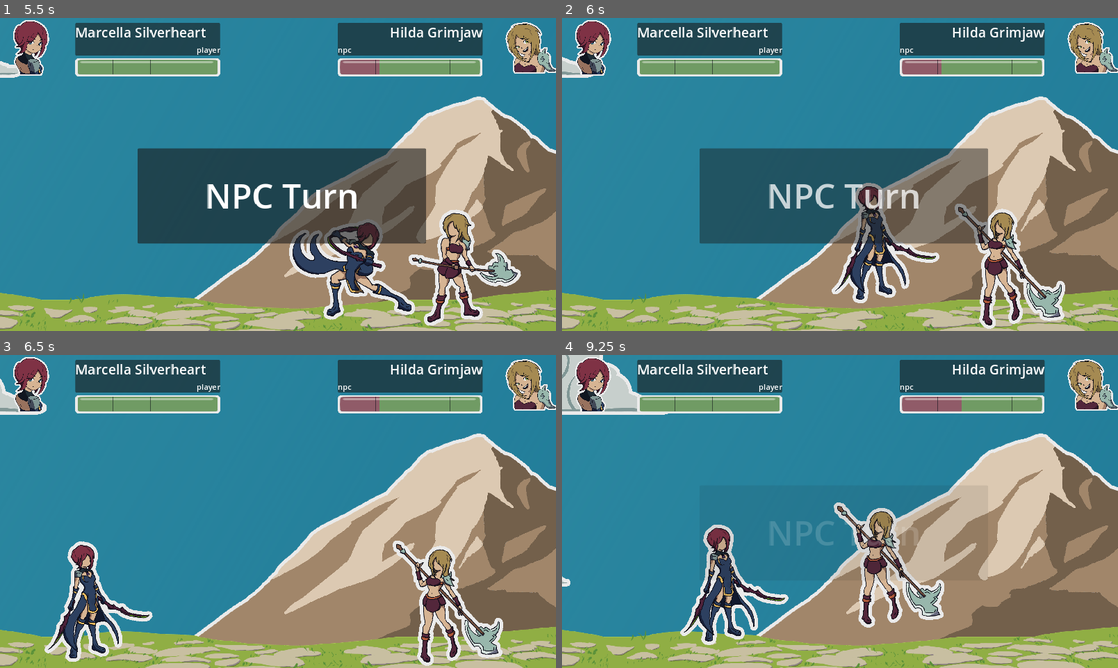
Above: before the commit, frames 1-4 (two rows, left to right).
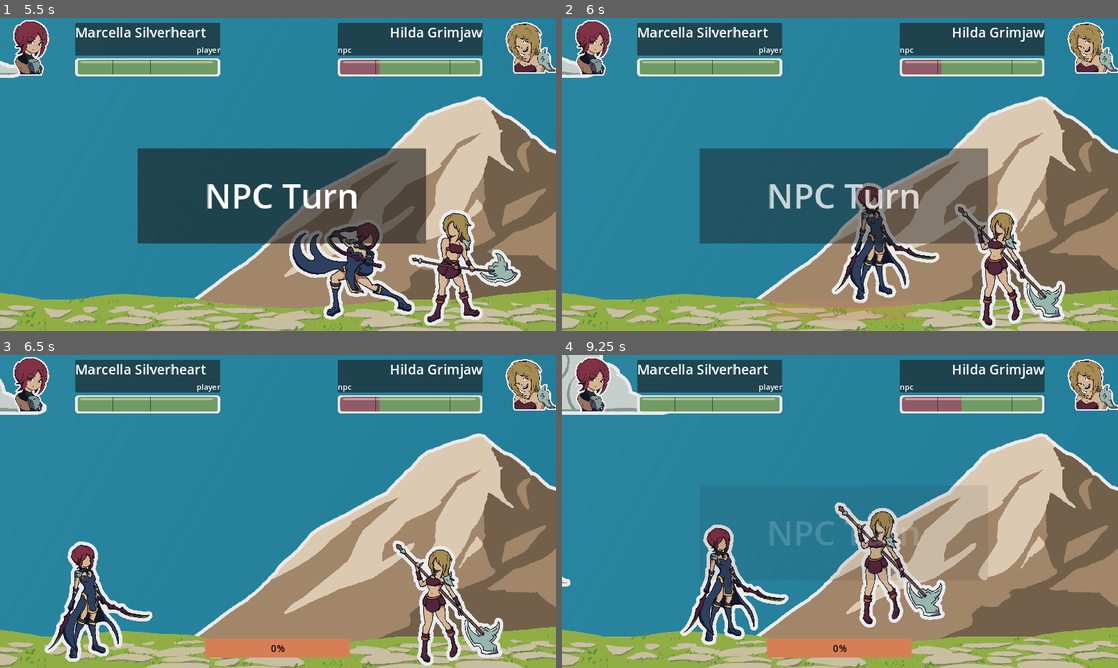
Above: after the commit, the same moments.

Repository: MajorZiploc/sticker_book_moments
Game: Godot game, scene res://lvls/battle_scene.tscn
Same seed, same stepped clock (60 frames per second), same inputs: the game is played once before the commit and once after it.
Inputs (mouse positions are in pixels of both pictures, inside the frame that each line leads up to):
- Up to frame 1 (5.5 s): click "Attack" at 0.5 s; tap Enter (ui_accept) at 1.25, 1.52, 2.27, 3.77, 4.52, 5.27 s; move the mouse to (400, 158) at 1.27 s; hold D (right) 1.28-2.03 s; hold F 1.28-2.03 s; click (400, 158) at 1.42 s; move the mouse to (166, 190) at 2.02 s; hold S (down) 2.03-2.78 s; tap Space at 2.1, 3.6, 5.1 s; move the mouse to (333, 105) at 2.77 s; hold D (right) 2.78-3.53 s; hold F 2.78-3.53 s; move the mouse to (250, 237) at 3.52 s; hold W (up) 3.53-4.28 s; click (250, 237) at 3.67 s; move the mouse to (444, 221) at 4.27 s; hold F 4.28-5.03 s; hold A (left) from 4.28 s (still down); move the mouse to (111, 127) at 5.02 s
- Up to frame 2 (6 s): move the mouse to (867, 174) at 5.77 s; release A (left) at 5.78 s; hold S (down) from 5.78 s (still down); hold F from 5.78 s (still down); click (867, 174) at 5.92 s
- Up to frame 3 (6.5 s): keep holding S (down); keep holding F
- Up to frame 4 (9.25 s): move the mouse to (756, 433) at 6.52 s; release S (down) at 6.53 s; release F at 6.53 s; hold D (right) 6.53-7.25 s; tap Space at 6.6, 8.85 s; tap Enter (ui_accept) at 6.77, 8.27, 9.02 s; click "up" at 7.25 s; move the mouse to (962, 495) at 8.02 s; hold W (up) 8.03-8.78 s; hold F 8.03-8.78 s; move the mouse to (728, 527) at 8.77 s; hold D (right) from 8.78 s (still down); click (728, 527) at 8.92 s

Frame 1 is identical in both runs. In frame 2, less than 0.1% of the frame differs, in the area x 36-62%, y 90-97%; in frame 3, 1.6%; in frame 4, 2.9%, in the area x 36-69%, y 47-97%.

Commit message:
+action progress bar;fix tweens waits

Diff:
--- a/lvls/battle_scene.gd
+++ b/lvls/battle_scene.gd
@@ -53,6 +53,8 @@
 @onready var qte_btn: Button = $ui_root/ui/qte/btn;
 @onready var npc_turn_ui: PanelContainer = $ui_root/ui/npc_turn;
 @onready var player_choices: BoxContainer = $ui_root/ui/choice;
+@onready var action_counter_container: BoxContainer = $ui_root/ui/action_counter;
+@onready var action_counter_progress_bar: ProgressBar = $ui_root/ui/action_counter/progress_bar;
 
 @export var is_player_turn = true;
 @export var std_cam_zoom: Vector2 = Vector2(0.5, 0.5);
@@ -62,13 +64,13 @@
 var npc_init_position = Vector2(1020, 0);
 var attack_position_offset = Vector2(175, 0);
 var rng = RandomNumberGenerator.new();
-# TODO: add a label at the top of the screen during npc turn to indicate how many actions the player has done out of the total required
 var qte_current_action_count = 0;
 var qte_total_actions = 4;
 var qte_min_x = 100;
 var qte_max_x = 850;
 var qte_min_y = 160;
 var qte_max_y = 540;
+var std_tween_time = 1;
 
 var qte_all_keys = ["up", "down", "left", "right"];
 var qte_key = "up";
@@ -76,11 +78,14 @@
 func _ready():
   self.modulate.a = 0;
   ui.modulate.a = 0;
+  action_counter_container.modulate.a = 0;
   cam.zoom = std_cam_zoom;
-  var tween = create_tween();
-  tween.tween_property(self, "modulate:a", 1, 1).set_trans(Tween.TRANS_EXPO);
+  var scene_tween_time = std_tween_time;
+  var scene_tween = create_tween();
+  scene_tween.tween_property(self, "modulate:a", 1, scene_tween_time).set_trans(Tween.TRANS_EXPO);
+  var ui_tween_time = std_tween_time;
   var ui_tween = create_tween();
-  ui_tween.tween_property(ui, "modulate:a", 1, 1).set_trans(Tween.TRANS_EXPO);
+  ui_tween.tween_property(ui, "modulate:a", 1, ui_tween_time).set_trans(Tween.TRANS_EXPO);
   npc_turn_ui.modulate.a = 0;
   switch_qte_state_to(false);
   _init_bg();
@@ -107,7 +112,7 @@
   npc.name.text = npc.unit_data.name;
   _update_unit_health_bar(player);
   _update_unit_health_bar(npc);
-  Tweens.await_tweens([tween, ui_tween]);
+  await get_tree().create_timer(max(scene_tween_time, ui_tween_time)).timeout;
 
 func _input(event: InputEvent):
   qte_attempt(event);
@@ -129,24 +134,31 @@
   await attack_sequence(attacker, defender, 1, false);
   is_player_turn = !is_player_turn;
   await get_tree().create_timer(0.5).timeout;
+  var cam_tween_time = std_tween_time;
   var cam_tween = create_tween();
-  cam_tween.tween_property(cam, "zoom", Vector2(0.65, 0.65), 1).set_trans(Tween.TRANS_EXPO);
-  var tween = create_tween();
-  tween.tween_property(npc_turn_ui, "modulate:a", 1, 1).set_trans(Tween.TRANS_EXPO);
-  await tween.finished;
+  cam_tween.tween_property(cam, "zoom", Vector2(0.65, 0.65), cam_tween_time).set_trans(Tween.TRANS_EXPO);
+  var npc_turn_ui_tween = create_tween();
+  npc_turn_ui_tween.tween_property(npc_turn_ui, "modulate:a", 1, std_tween_time).set_trans(Tween.TRANS_EXPO);
+  await npc_turn_ui_tween.finished;
   await get_tree().create_timer(0.5).timeout;
-  tween = create_tween();
-  tween.tween_property(npc_turn_ui, "modulate:a", 0, 1).set_trans(Tween.TRANS_EXPO);
-  await tween.finished;
-  Tweens.await_tweens([tween, cam_tween])
+  var npc_turn_ui_tween_out_time = std_tween_time;
+  var npc_turn_ui_tween_out = create_tween();
+  npc_turn_ui_tween_out.tween_property(npc_turn_ui, "modulate:a", 0, npc_turn_ui_tween_out_time).set_trans(Tween.TRANS_EXPO);
+  var progress_bar_tween_time = std_tween_time;
+  var progress_bar_tween = create_tween();
+  progress_bar_tween.tween_property(action_counter_container, "modulate:a", 1, progress_bar_tween_time).set_trans(Tween.TRANS_EXPO);
+  await get_tree().create_timer(max(npc_turn_ui_tween_out_time, cam_tween_time, progress_bar_tween_time)).timeout;
   await get_tree().create_timer(0.5).timeout;
   await attack_sequence(defender, attacker, 5, true, Tween.TRANS_LINEAR);
-  tween = create_tween();
-  tween.tween_property(player_choices, "modulate:a", 1, 1).set_trans(Tween.TRANS_EXPO);
+  var player_choices_tween_time = std_tween_time;
+  var player_choices_tween = create_tween();
+  player_choices_tween.tween_property(player_choices, "modulate:a", 1, player_choices_tween_time).set_trans(Tween.TRANS_EXPO);
   cam_tween = create_tween();
-  cam_tween.tween_property(cam, "zoom", std_cam_zoom, 1).set_trans(Tween.TRANS_EXPO);
-  await tween.finished;
-  Tweens.await_tweens([tween, cam_tween])
+  cam_tween.tween_property(cam, "zoom", std_cam_zoom, cam_tween_time).set_trans(Tween.TRANS_EXPO);
+  progress_bar_tween = create_tween();
+  progress_bar_tween.tween_property(action_counter_container, "modulate:a", 0, progress_bar_tween_time).set_trans(Tween.TRANS_EXPO);
+  await get_tree().create_timer(max(npc_turn_ui_tween_out_time, cam_tween_time, progress_bar_tween_time)).timeout;
+  action_counter_progress_bar.value = 0;
 
 func deal_damage_to(combat_unit: CombatUnit):
   combat_unit.char.take_damage(1);
@@ -156,9 +168,9 @@
   switch_qte_state_to(is_npc_turn);
   attacker.char.preatk();
   defender.char.readied();
-  var tween = create_tween();
-  tween.tween_property(attacker.path_follow, "progress_ratio", 1, total_atk_time).set_trans(atk_trans);
-  await tween.finished;
+  var atk_path_follow_tween = create_tween();
+  atk_path_follow_tween.tween_property(attacker.path_follow, "progress_ratio", 1, total_atk_time).set_trans(atk_trans);
+  await atk_path_follow_tween.finished;
   attacker.char.postatk();
   var damage_taker = defender;
   if is_npc_turn and parried:
@@ -170,14 +182,14 @@
   await get_tree().create_timer(1).timeout;
   attacker.char.idle();
   defender.char.idle();
-  tween = create_tween();
-  tween.tween_property(attacker.path_follow, "progress_ratio", 0, 1).set_trans(Tween.TRANS_CUBIC);
-  return await tween.finished;
+  var atk_path_follow_tween_out = create_tween();
+  atk_path_follow_tween_out.tween_property(attacker.path_follow, "progress_ratio", 0, std_tween_time).set_trans(Tween.TRANS_CUBIC);
+  return await atk_path_follow_tween_out.finished;
 
 func _on_attack_pressed():
   if is_player_turn and player.path_follow.progress_ratio == 0 and npc.path_follow.progress_ratio == 0:
-    var tween = create_tween();
-    tween.tween_property(player_choices, "modulate:a", 0, 1).set_trans(Tween.TRANS_EXPO);
+    var player_choices_tween_out = create_tween();
+    player_choices_tween_out.tween_property(player_choices, "modulate:a", 0, std_tween_time).set_trans(Tween.TRANS_EXPO);
     update_qte_button();
     is_player_turn = !is_player_turn;
     parried = false;
@@ -189,10 +201,10 @@
     cloud.position.x = start_x;
     cloud.visible = true;
     var timer_wait = total_move_secs * spacer;
-    var tween = create_tween();
-    tween.tween_property(cloud, "position:x", end_x, total_move_secs).set_trans(Tween.TRANS_LINEAR);
-    tween.tween_callback(func(): cloud.position.x = start_x).set_delay(0.1);
-    tween.set_loops(-1);
+    var cloud_tween = create_tween();
+    cloud_tween.tween_property(cloud, "position:x", end_x, total_move_secs).set_trans(Tween.TRANS_LINEAR);
+    cloud_tween.tween_callback(func(): cloud.position.x = start_x).set_delay(0.1);
+    cloud_tween.set_loops(-1);
     await get_tree().create_timer(timer_wait).timeout;
 
 func _hide_bg_eles(sprites: Array[Sprite2D]):
@@ -210,6 +222,7 @@
 func qte_event_update():
   if qte_current_action_count < qte_total_actions:
     qte_current_action_count = qte_current_action_count + 1;
+    action_counter_progress_bar.value = (qte_current_action_count * 100) / qte_total_actions;
     parried = qte_current_action_count == qte_total_actions;
     update_qte_button();
     switch_qte_state_to(!parried);
--- a/lvls/battle_scene.tscn
+++ b/lvls/battle_scene.tscn
@@ -287,6 +287,17 @@
 text = "NPC Turn"
 horizontal_alignment = 1
 
+[node name="action_counter" type="BoxContainer" parent="ui_root/ui"]
+layout_mode = 0
+offset_left = 425.0
+offset_top = 587.0
+offset_right = 725.0
+offset_bottom = 627.0
+
+[node name="progress_bar" type="ProgressBar" parent="ui_root/ui/action_counter"]
+custom_minimum_size = Vector2(300, 40)
+layout_mode = 2
+
 [node name="Camera2D" type="Camera2D" parent="."]
 position = Vector2(465, -282)
 zoom = Vector2(0.5, 0.5)
